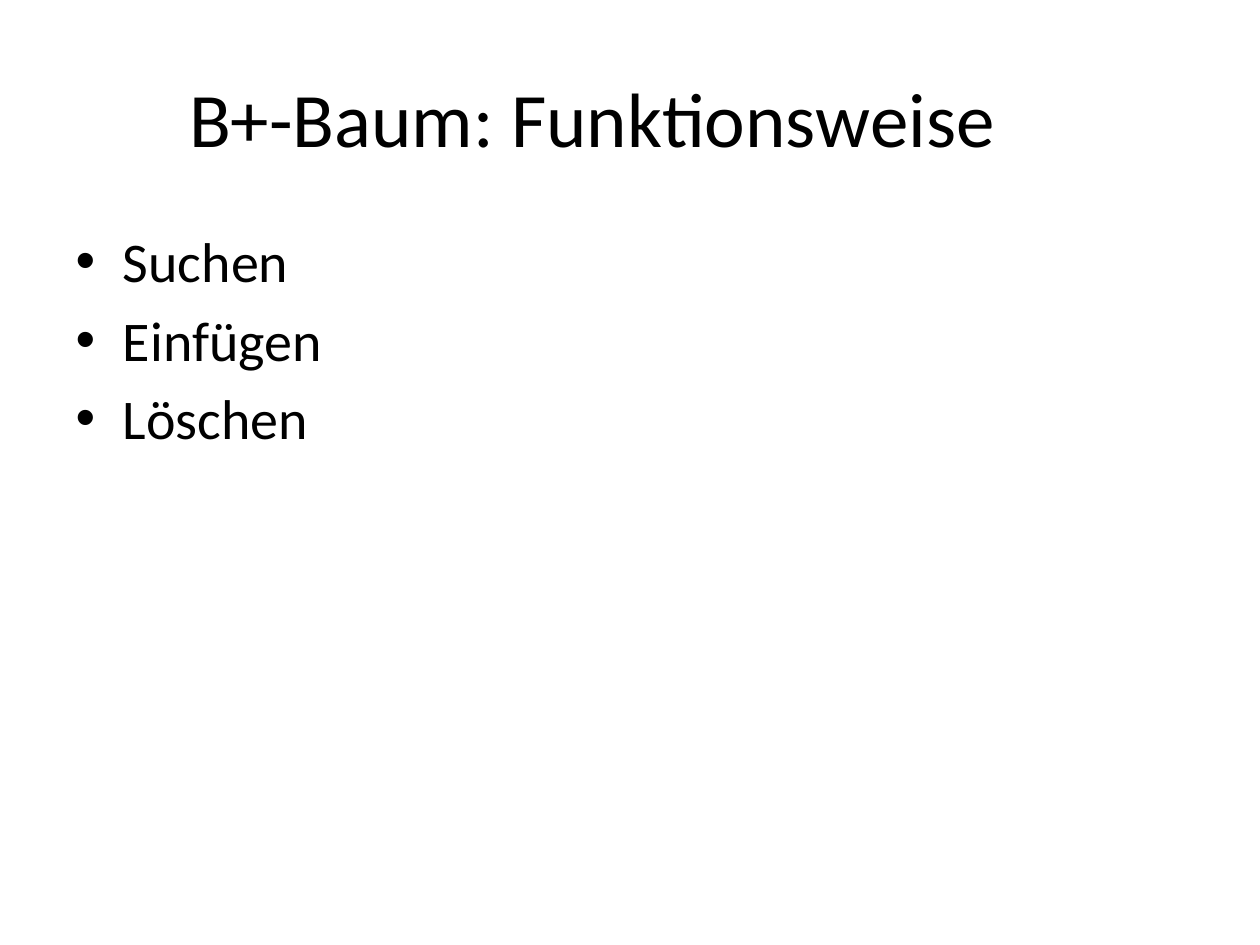
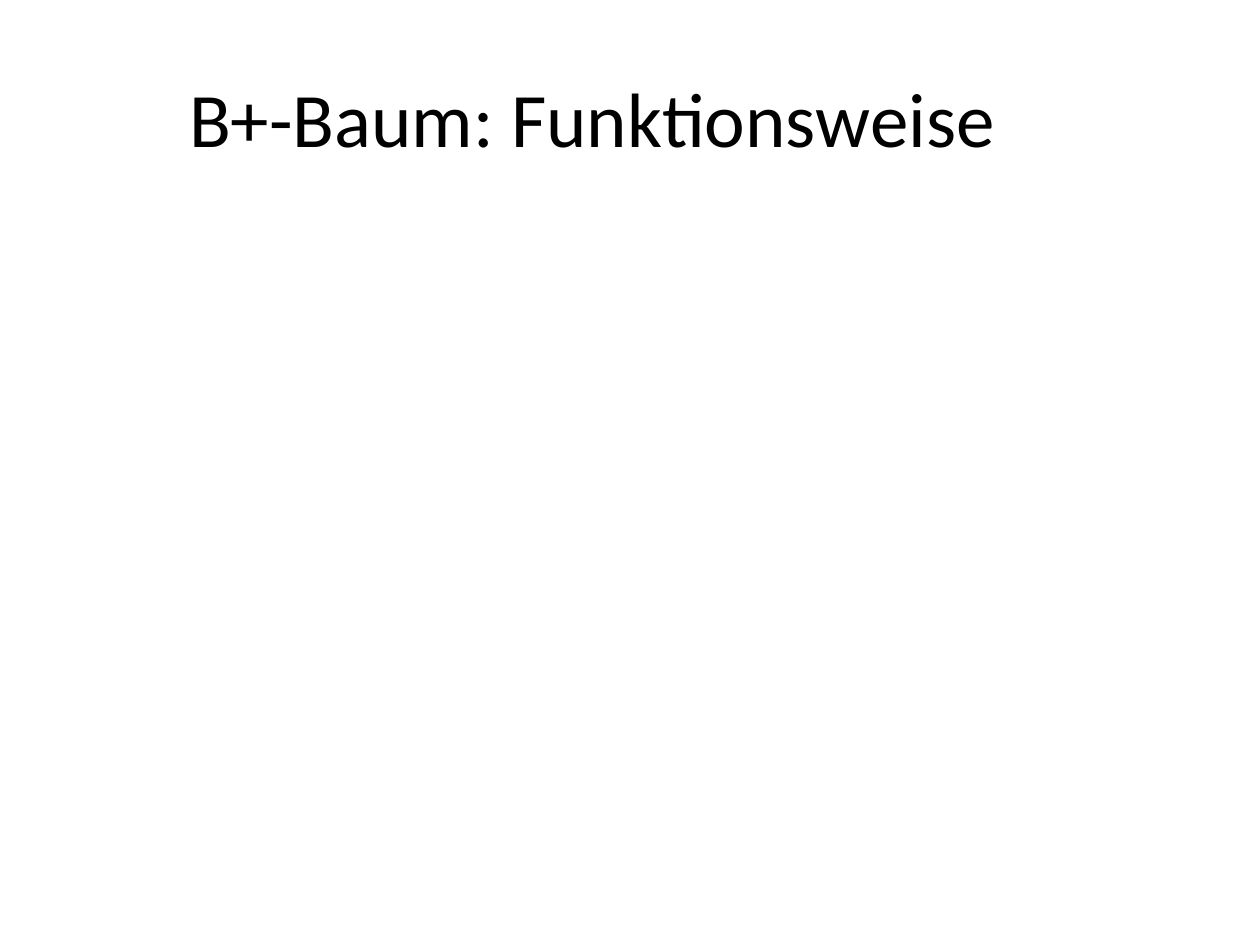
Before and after one commit to sebrockm/Algorithm_Engineering_Project, a slide deck: slide 7 of blob/blatt1/ae.pptx. Drawn at 1260x945 pixels with LibreOffice and Linux fonts; fonts in the diff are those of the drawing. Boxes give left, top, right and bottom in pixels: in the first picture for what was removed or moved away, otherwise in the second. Text is boxed around its words. In the diff, an @@ line names an element or a change of style, - is before the commit and + after.

```diff
--- a/blob/blatt1/ae.pptx
+++ b/blob/blatt1/ae.pptx
@@ text removed at box(123, 243, 322, 440) @@
-• Suchen
-• Einfügen
-• Löschen
```
Also in this commit, not shown: 1 other slide changed, 1 slide added.
